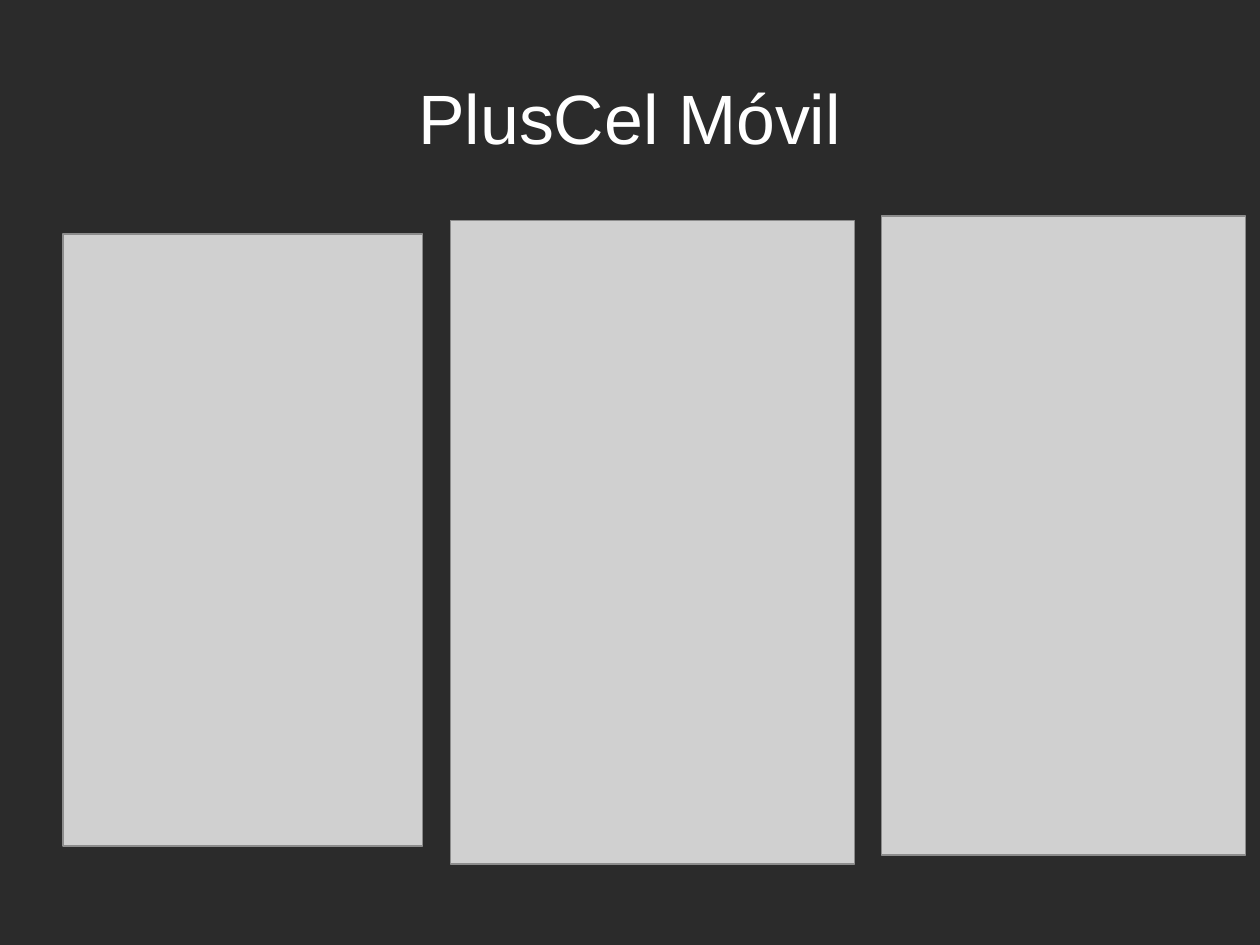
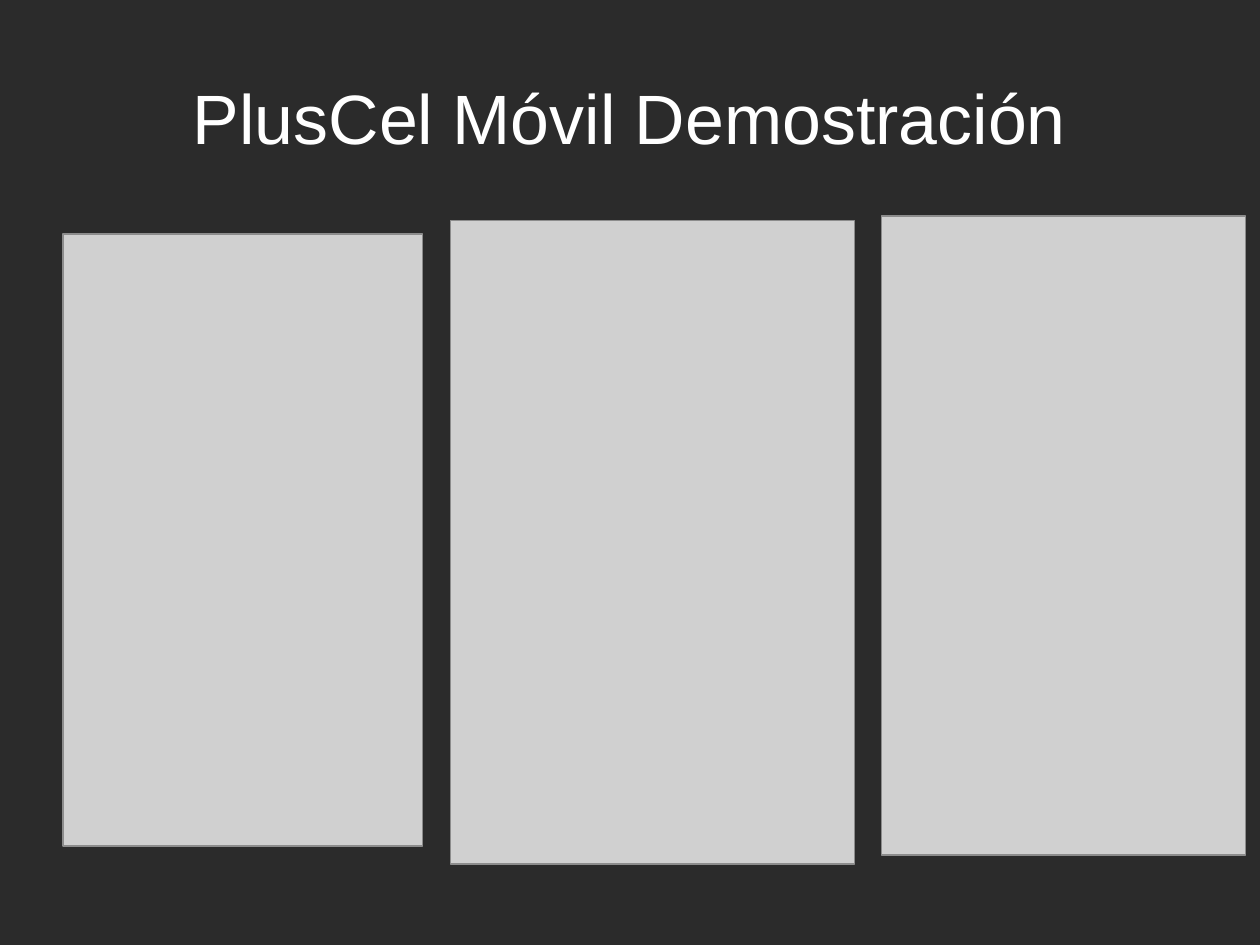
Before and after one commit to PlusCel/PlusCel, a slide deck: slide 14 of presentacion/PresentacionFinal.odp (slide 13 before the commit). Drawn at 1260x945 pixels with LibreOffice and Linux fonts; fonts in the diff are those of the drawing; grey boxes stand for pictures; background and template pictures are left out; a plain dark background stands for a picture behind light text. Boxes give left, top, right and bottom in pixels: in the first picture for what was removed or moved away, otherwise in the second. Text is boxed around its words. In the diff, an @@ line names an element or a change of style, - is before the commit and + after.

```diff
--- a/presentacion/PresentacionFinal.odp
+++ b/presentacion/PresentacionFinal.odp
@@ title at [193,92,1066,145]: text changed @@
-PlusCel Móvil
+PlusCel Móvil Demostración
```
Also in this commit, not shown: 5 other slides changed, 1 slide removed, 1 other file.
